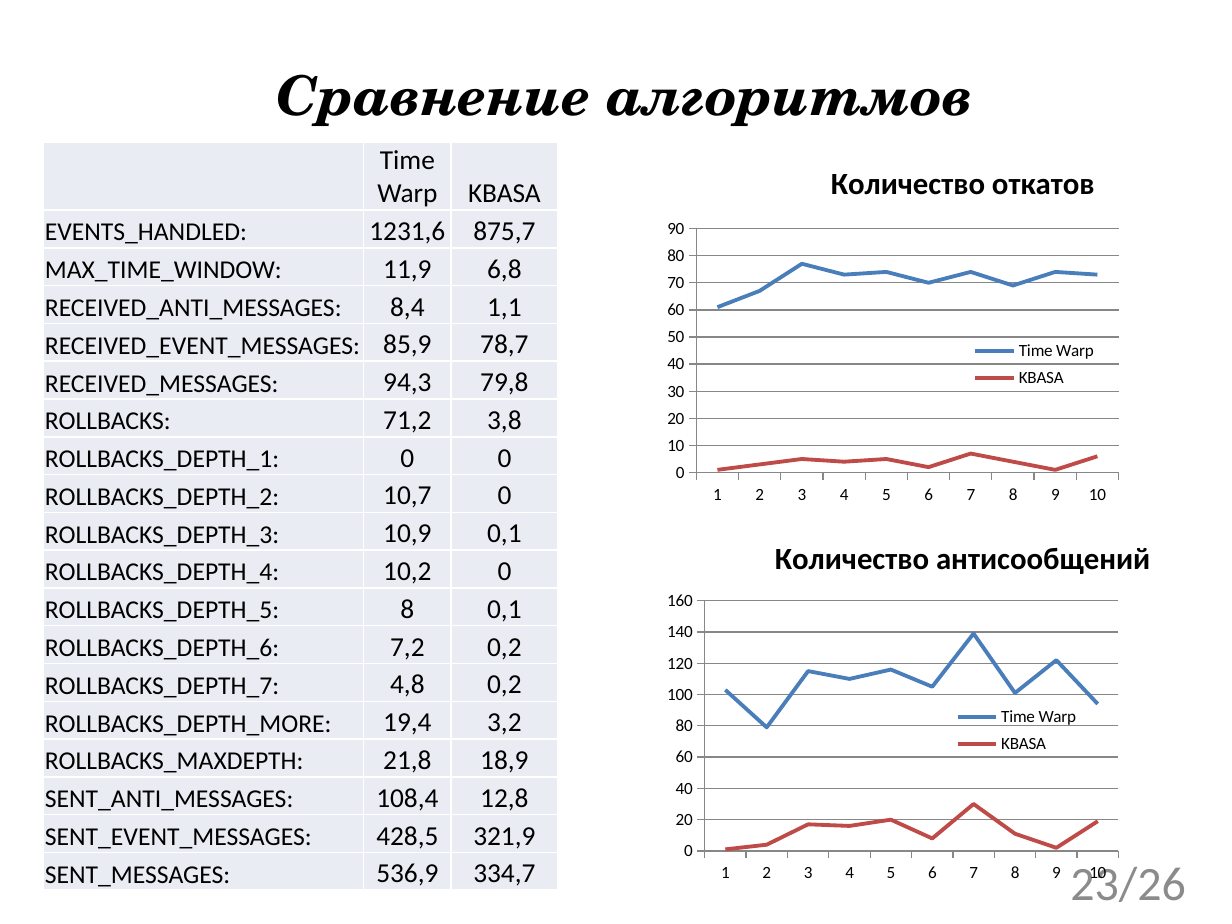
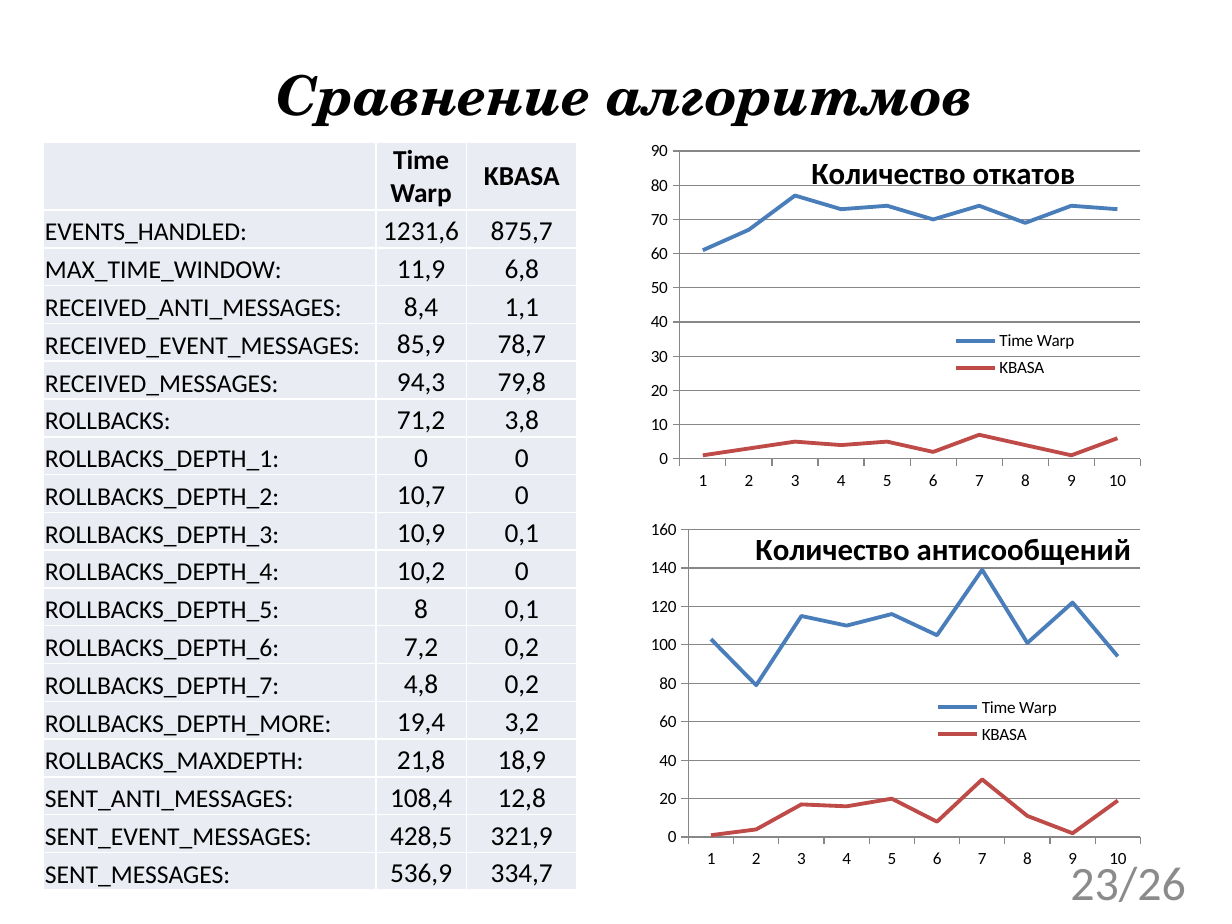
Before and after one commit to tom-trix/SynchAlgorithms, a slide deck: slide 23 of text/Mitrakov.pptx. Drawn at 1232x924 pixels with LibreOffice and Linux fonts; fonts in the diff are those of the drawing; background and template pictures are left out. Boxes give left, top, right and bottom in pixels: in the first picture for what was removed or moved away, otherwise in the second. Text is boxed around its words. In the diff, an @@ line names an element or a change of style, - is before the commit and + after.

```diff
--- a/text/Mitrakov.pptx
+++ b/text/Mitrakov.pptx
@@ table at bbox=[43, 142, 578, 891] @@
@@ bold on in "Time Warp", "KBASA" @@
@@ table: place and size @@
-table at bbox=[43, 142, 558, 891]
+table at bbox=[43, 142, 578, 891]
@@ line chart: place and size @@
-line chart at bbox=[655, 142, 1232, 511]
+line chart at bbox=[636, 132, 1232, 501]
@@ line chart at bbox=[636, 132, 1232, 501] @@
@@ plot area changed @@
@@ line chart at bbox=[636, 510, 1232, 880] @@
@@ plot area changed @@
@@ line chart: place and size @@
-line chart at bbox=[654, 520, 1232, 890]
+line chart at bbox=[636, 510, 1232, 880]
```
Also in this commit, not shown: 8 other slides changed, 1 other file.
